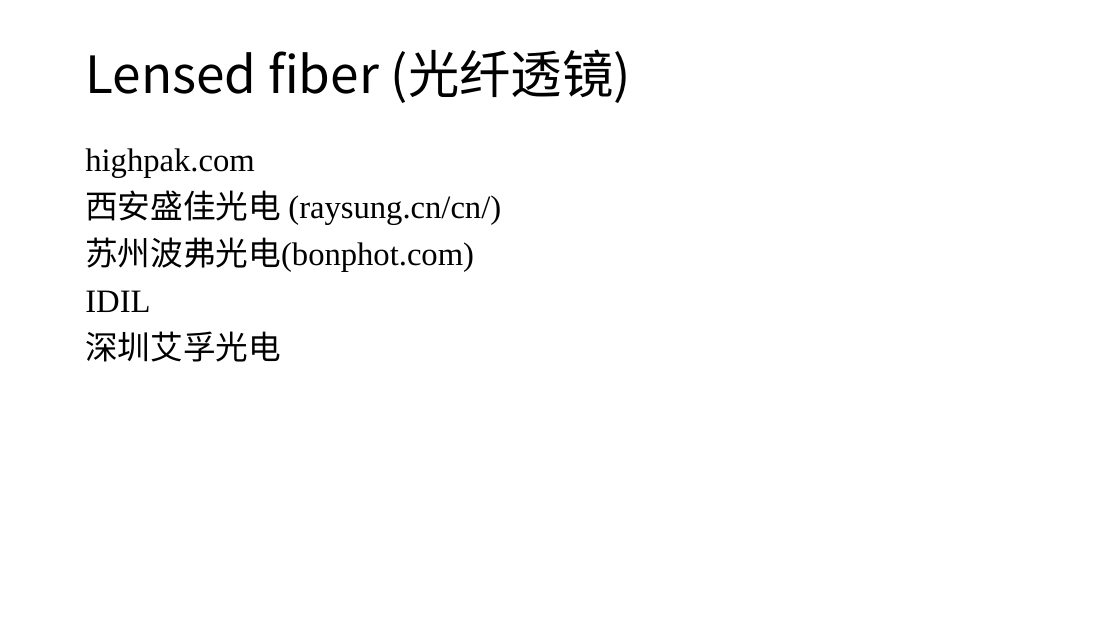
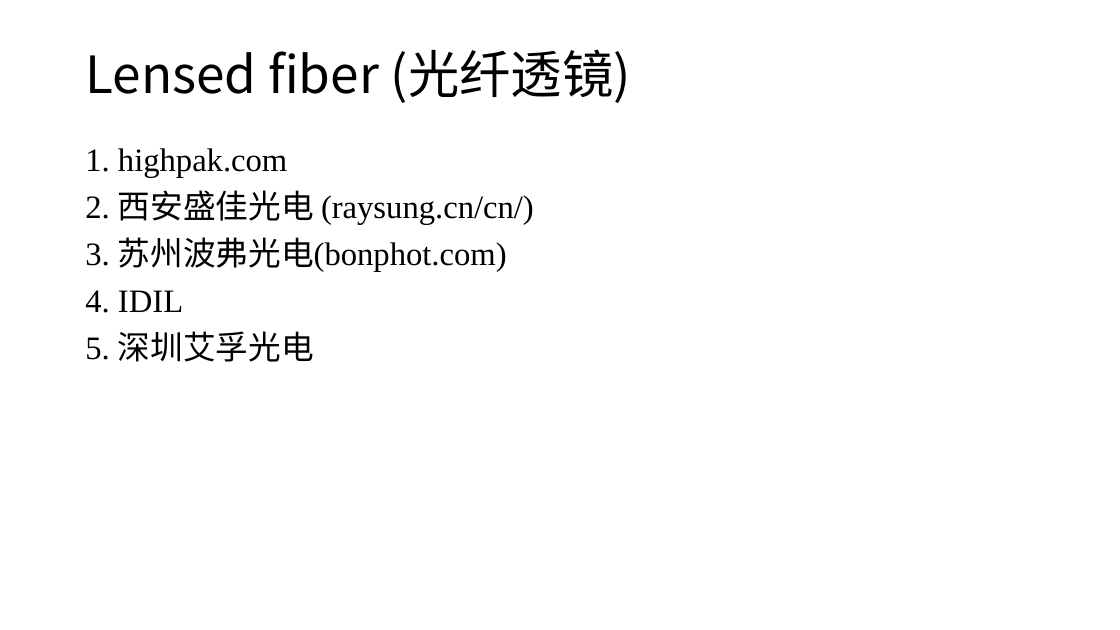
Before and after one commit to lucaschang95/DiscussionWithLin, a slide deck: slide 2 of 20191009 - topic.pptx. Drawn at 1120x630 pixels with LibreOffice and Linux fonts; fonts in the diff are those of the drawing. Boxes give left, top, right and bottom in pixels: in the first picture for what was removed or moved away, otherwise in the second. Text is boxed around its words. In the diff, an @@ line names an element or a change of style, - is before the commit and + after.

```diff
--- a/20191009 - topic.pptx
+++ b/20191009 - topic.pptx
@@ text at [85,148,534,362]: text changed @@
-highpak.com
-西安盛佳光电 (raysung.cn/cn/)
-苏州波弗光电(bonphot.com)
-IDIL
-深圳艾孚光电
+1. highpak.com
+2. 西安盛佳光电 (raysung.cn/cn/)
+3. 苏州波弗光电(bonphot.com)
+4. IDIL
+5. 深圳艾孚光电
```
Also in this commit, not shown: 6 other slides changed, 3 slides added, 6 slides removed.
